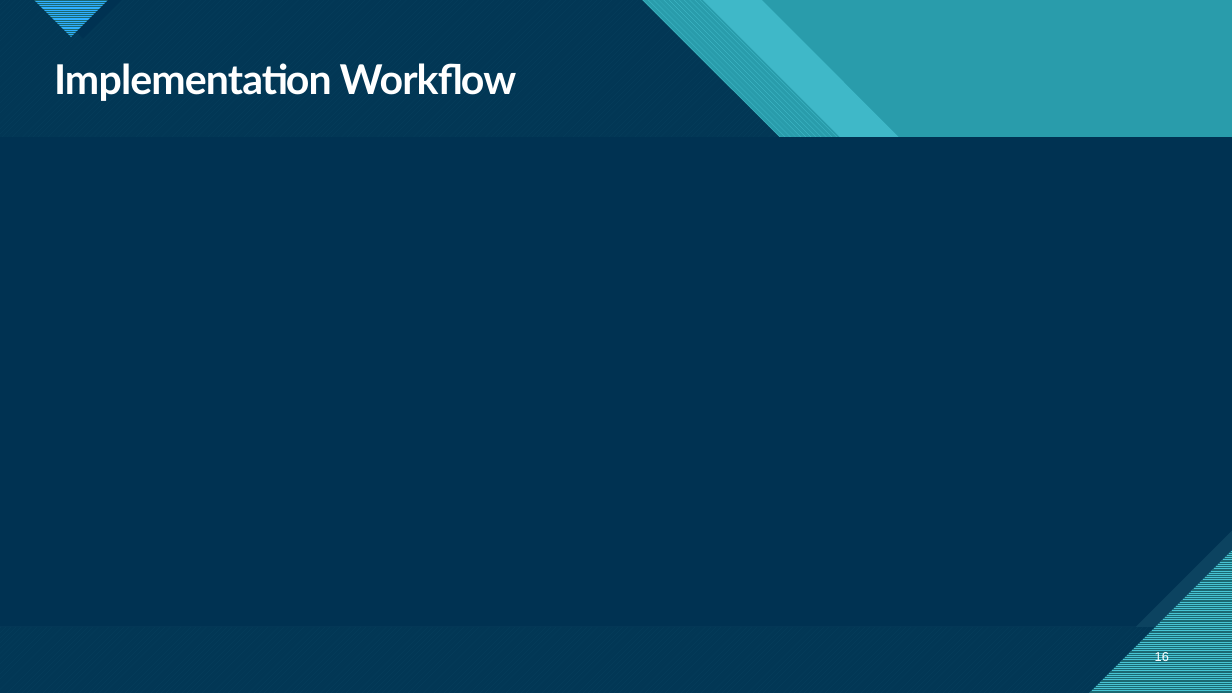
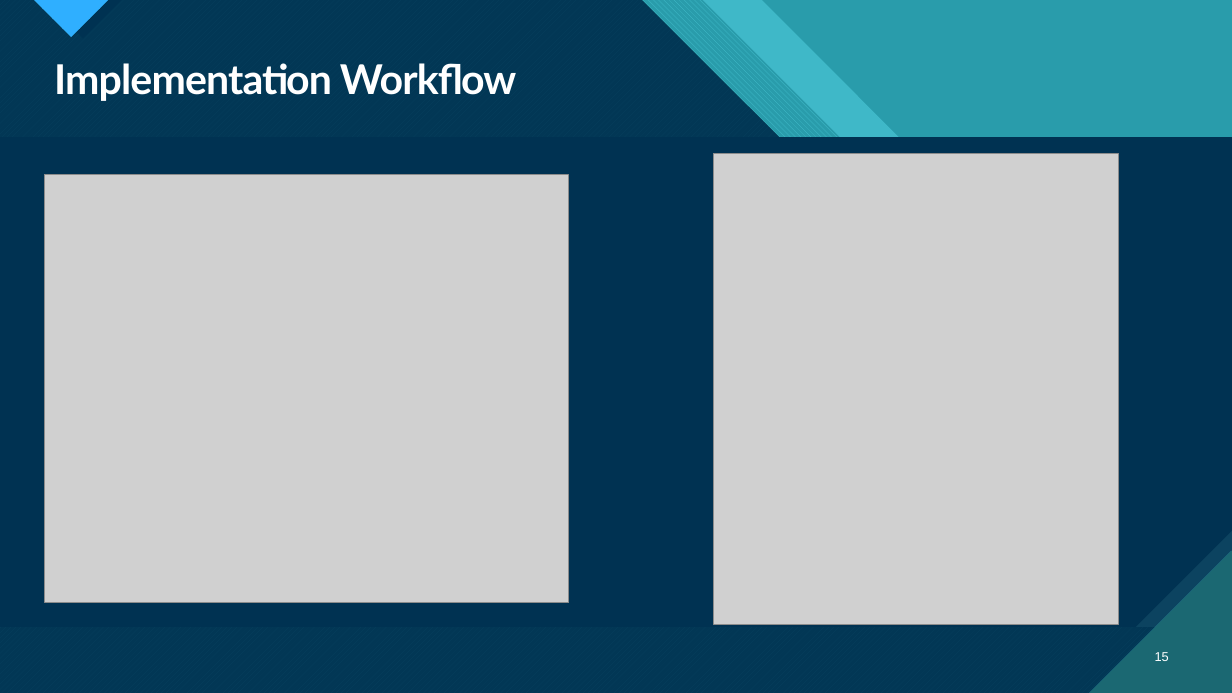
Before and after one commit to JacquelynDeHart/SIMS_CS3321, a slide deck: slide 15 of SE Final SIMS Presentation.pptx (slide 16 before the commit). Drawn at 1232x693 pixels with LibreOffice and Linux fonts; fonts in the diff are those of the drawing; grey boxes stand for pictures. Boxes give left, top, right and bottom in pixels: in the first picture for what was removed or moved away, otherwise in the second. Text is boxed around its words. In the diff, an @@ line names an element or a change of style, - is before the commit and + after.

Commit message:
completed ppt

```diff
--- a/SE Final SIMS Presentation.pptx
+++ b/SE Final SIMS Presentation.pptx
@@ freeform shape at bbox=[0, 0, 1232, 693]: outline redrawn @@
@@ freeform shape at bbox=[0, 0, 1232, 693]: outline redrawn @@
@@ picture added at bbox=[44, 175, 568, 603] @@
@@ picture added at bbox=[714, 153, 1118, 625] @@
@@ page number at bbox=[1155, 652, 1169, 661]: text changed @@
-16
+15
```
Also in this commit, not shown: 17 other slides changed, 1 slide added, 1 slide removed.
